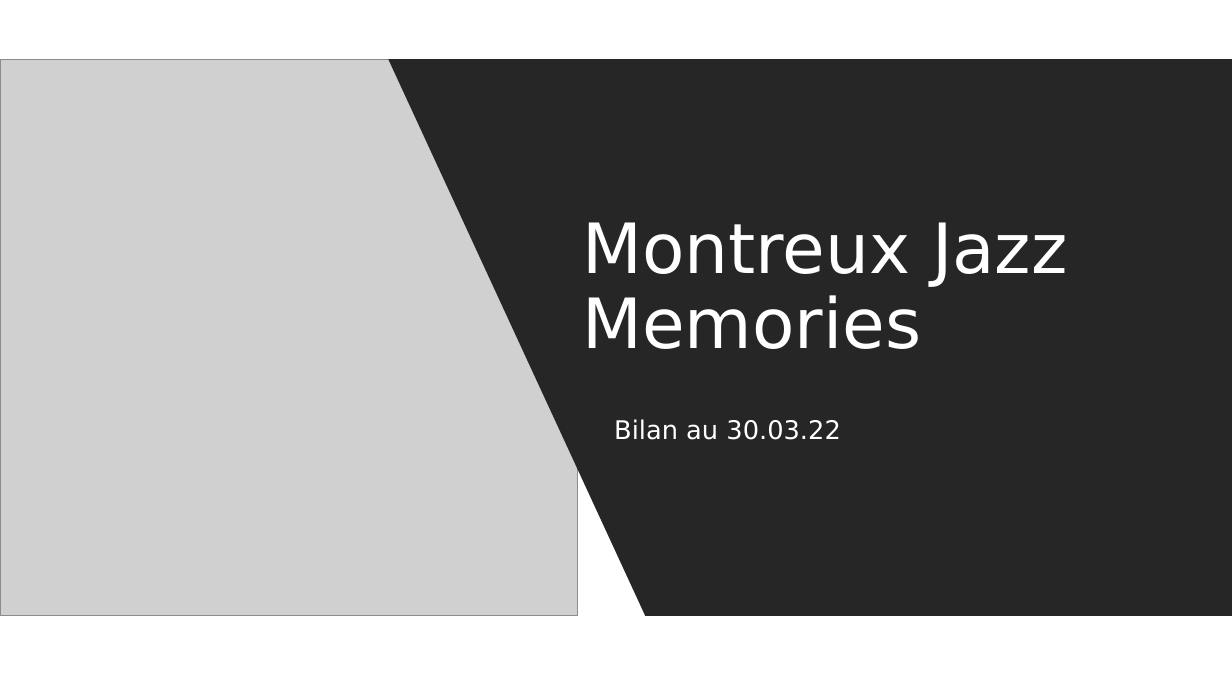
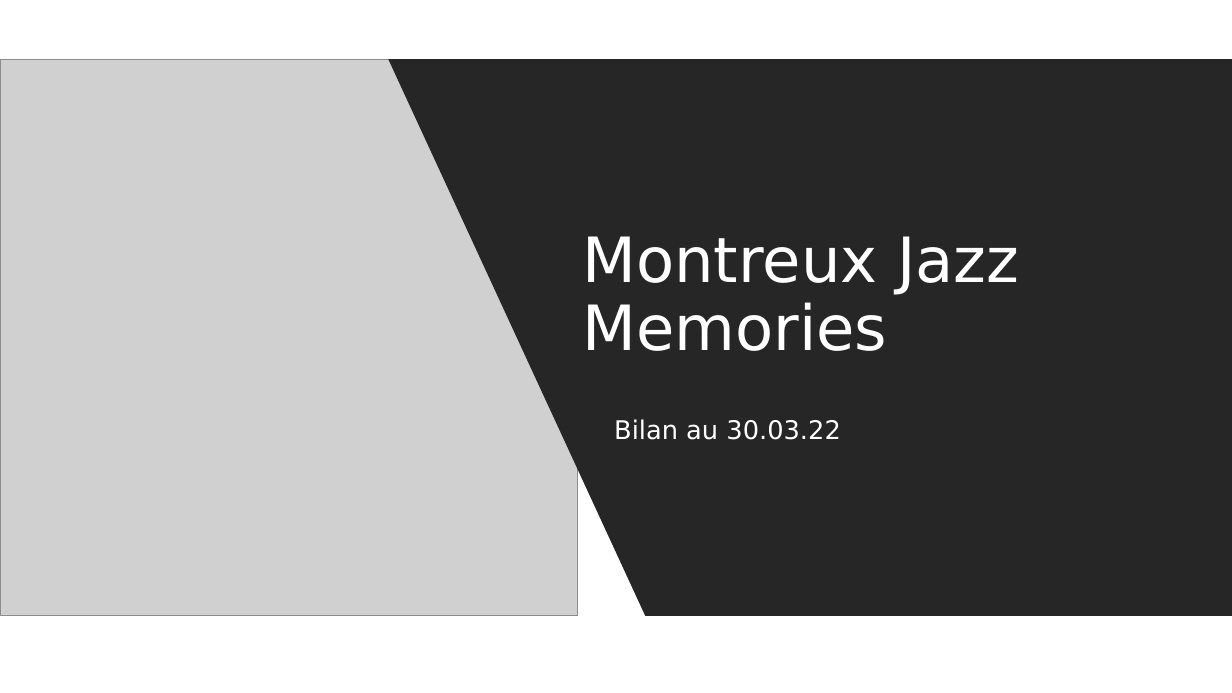
Before and after one commit to dpicca/Montreux-Jazz-Memories, a slide deck: slide 1 of Montreux Jazz Memories Bilan 30.03.22.pptx. Drawn at 1232x693 pixels with LibreOffice and Linux fonts; fonts in the diff are those of the drawing; grey boxes stand for pictures. Boxes give left, top, right and bottom in pixels: in the first picture for what was removed or moved away, otherwise in the second. Text is boxed around its words. In the diff, an @@ line names an element or a change of style, - is before the commit and + after.

Commit message:
Update Montreux Jazz Memories Bilan 30.03.22.pptx
Update PPT

```diff
--- a/Montreux Jazz Memories Bilan 30.03.22.pptx
+++ b/Montreux Jazz Memories Bilan 30.03.22.pptx
@@ title "Montreux Jazz Memories" at [583, 236, 1019, 351]: size 54 to 48.6 pt @@
```
Also in this commit, not shown: 9 slides added.
